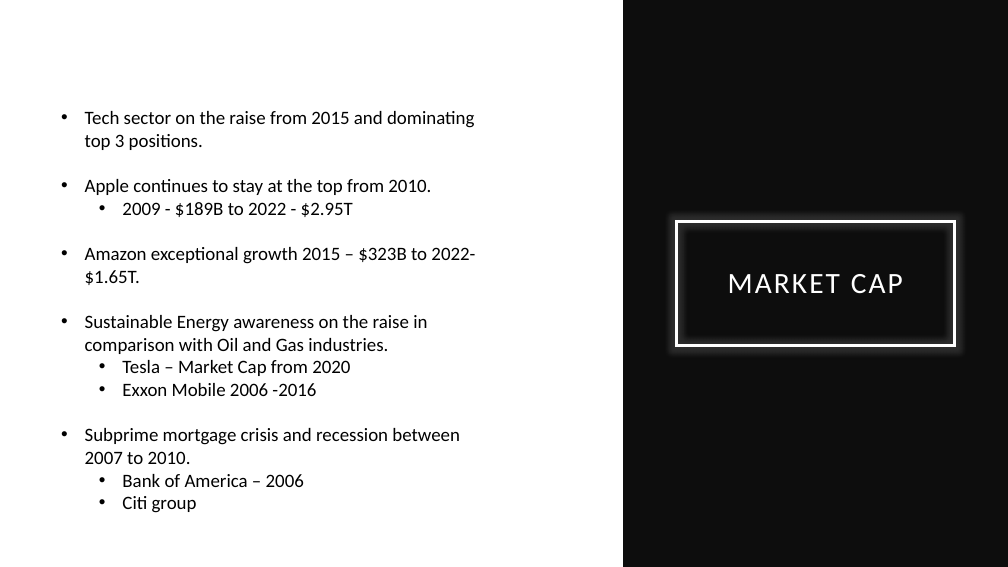
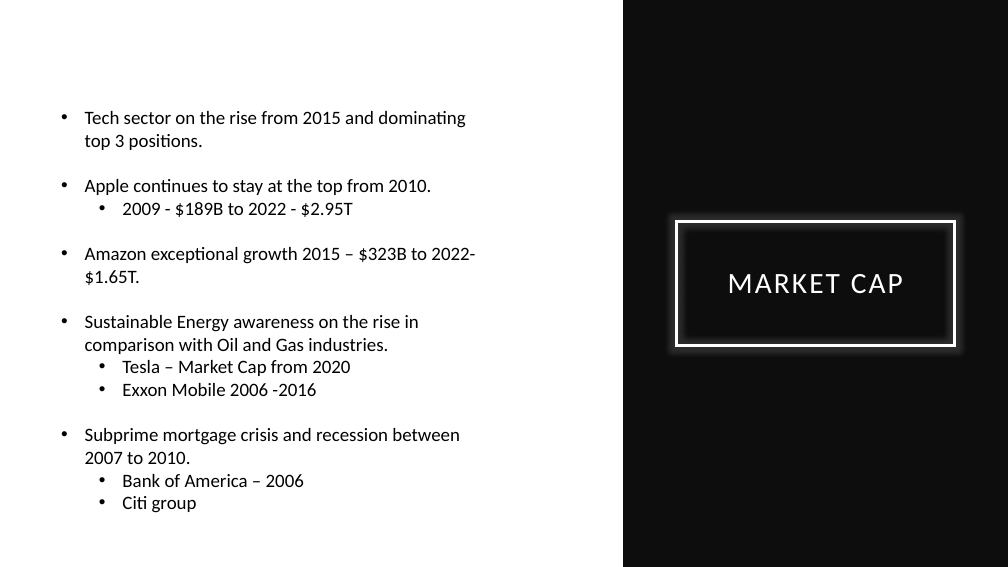
Before and after one commit to patricia-raj/discover-stocks, a slide deck: slide 3 of Project 01.pptx. Drawn at 1008x567 pixels with LibreOffice and Linux fonts; fonts in the diff are those of the drawing. Boxes give left, top, right and bottom in pixels: in the first picture for what was removed or moved away, otherwise in the second. Text is boxed around its words. In the diff, an @@ line names an element or a change of style, - is before the commit and + after.

```diff
--- a/Project 01.pptx
+++ b/Project 01.pptx
@@ text at bbox=[85, 111, 465, 150]: text changed @@
-• Tech sector on the raise from 2015 and dominating top 3 positions.
+• Tech sector on the rise from 2015 and dominating top 3 positions.
@@ text at bbox=[85, 315, 419, 354]: text changed @@
-• Sustainable Energy awareness on the raise in comparison with Oil and Gas industries.
+• Sustainable Energy awareness on the rise in comparison with Oil and Gas industries.
```
Also in this commit, not shown: 1 other slide changed, 5 other files.
